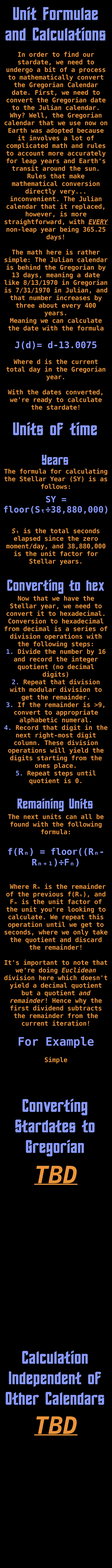
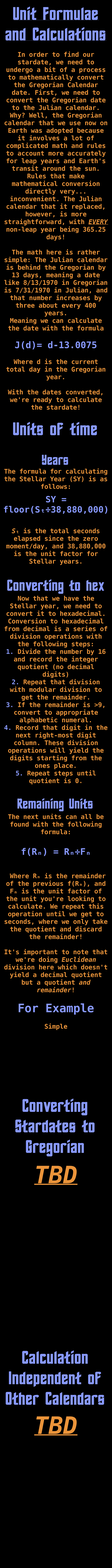
Before/after of a w=112, h=1568 layered artwork. What changed in the layer stack:
painted on "Section 2.2" over [4, 847, 108, 1064]
